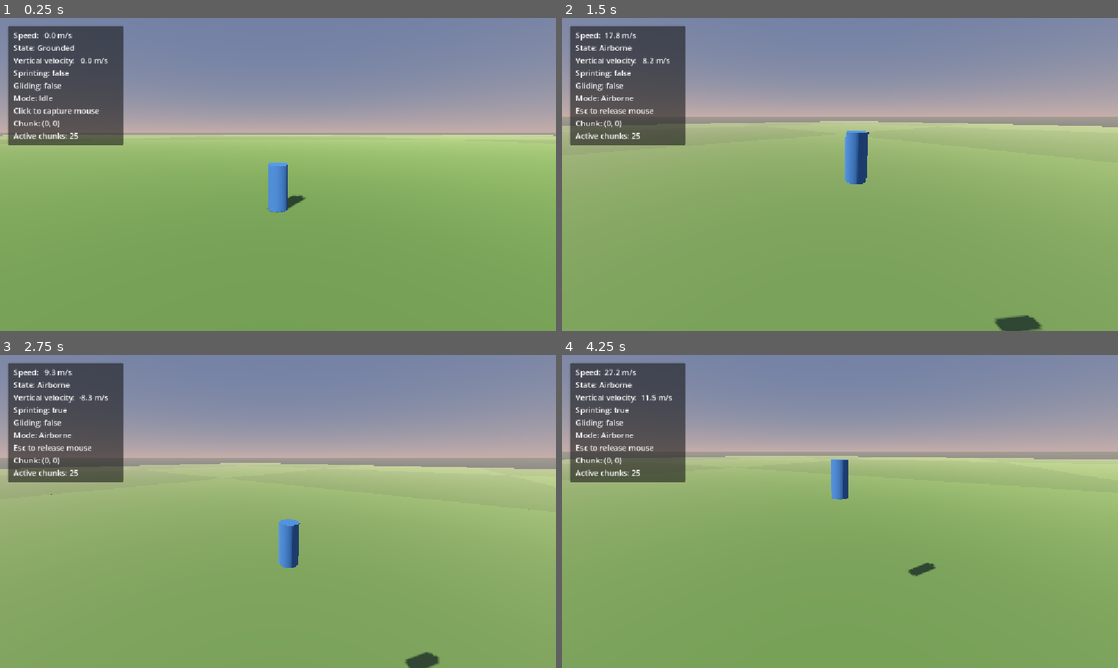
Above: before the commit, frames 1-4 (two rows, left to right).
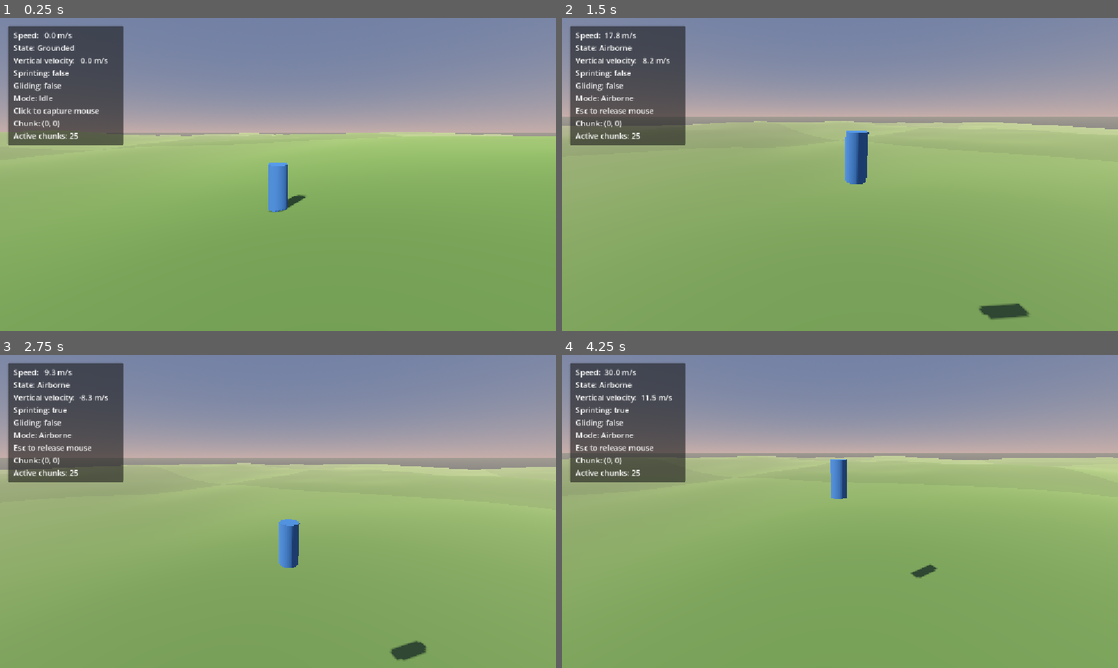
Above: after the commit, the same moments.

Repository: nimanimanima-rgb/DreamRunner
Game: Godot game, scene res://scenes/ProceduralTest.tscn
The game is run twice, just before and just after one commit, with the same random seed, the same clock (stepped at 60 frames per second) and the same inputs. This scene is started directly instead of the project's main scene.
Inputs (mouse positions are in pixels of both pictures, inside the frame that each line leads up to):
- Up to frame 1 (0.25 s): no input
- Up to frame 2 (1.5 s): tap Enter at 0.5 s; move the mouse to (962, 158) at 0.52 s; hold D (move_right) 0.53-1.28 s; hold Shift (sprint) 0.53-1.28 s; click (962, 158) at 0.67 s; tap Space (jump) at 0.77 s; move the mouse to (812, 174) at 1.27 s; hold W (move_forward) from 1.28 s (still down); tap Shift (sprint) at 1.35 s
- Up to frame 3 (2.75 s): keep holding W (move_forward); tap Space (jump) at 1.52 s; move the mouse to (289, 505) at 2.02 s; hold Shift (sprint) from 2.03 s (still down)
- Up to frame 4 (4.25 s): keep holding W (move_forward); move the mouse to (834, 517) at 2.77 s; release Shift (sprint) at 2.78 s; tap Shift (sprint) at 2.85 s; click (834, 517) at 2.92 s; tap Space (jump) at 3.02, 3.77 s; move the mouse to (878, 514) at 3.52 s; hold Shift (sprint) from 3.53 s (still down)

The runs differ from the first frame. In frame 1, 0.5% of the frame differs, in the area x 0-100%, y 36-63%; in frame 2, 0.8%, in the area x 22-100%, y 32-100%; in frame 3, 0.7%; in frame 4, 0.8%.

Commit message:
Add gentle procedural rolling hills

Diff:
--- a/scripts/terrain_chunk_manager.gd
+++ b/scripts/terrain_chunk_manager.gd
@@ -3,8 +3,13 @@
 @export_group("Chunk Streaming")
 @export var player_path: NodePath
 @export var chunk_size: float = 160.0
+@export_range(8, 40, 1) var grid_resolution: int = 20
 @export_range(1, 4, 1) var active_radius: int = 2
-@export var chunk_thickness: float = 2.0
+
+@export_group("Rolling Hills")
+@export var height_amplitude: float = 8.0
+@export var terrain_scale: float = 0.004
+@export var terrain_seed: int = 1337
 
 @export_group("Placeholder Colors")
 @export var grass_color_a := Color(0.31, 0.48, 0.25)
@@ -15,8 +20,8 @@
 var active_chunks: Dictionary = {}
 var current_chunk := Vector2i.ZERO
 
-var chunk_mesh: BoxMesh
-var chunk_shape: BoxShape3D
+var terrain_noise: FastNoiseLite
+var terrain_zero_offset: float = 0.0
 var material_a: StandardMaterial3D
 var material_b: StandardMaterial3D
 
@@ -35,11 +40,15 @@
 
 
 func create_shared_resources() -> void:
-	chunk_mesh = BoxMesh.new()
-	chunk_mesh.size = Vector3(chunk_size, chunk_thickness, chunk_size)
-
-	chunk_shape = BoxShape3D.new()
-	chunk_shape.size = Vector3(chunk_size, chunk_thickness, chunk_size)
+	terrain_noise = FastNoiseLite.new()
+	terrain_noise.seed = terrain_seed
+	terrain_noise.noise_type = FastNoiseLite.TYPE_SIMPLEX_SMOOTH
+	terrain_noise.frequency = terrain_scale
+	terrain_noise.fractal_type = FastNoiseLite.FRACTAL_FBM
+	terrain_noise.fractal_octaves = 3
+	terrain_noise.fractal_gain = 0.45
+	terrain_noise.fractal_lacunarity = 2.0
+	terrain_zero_offset = terrain_noise.get_noise_2d(0.0, 0.0) * height_amplitude
 
 	material_a = create_grass_material(grass_color_a)
 	material_b = create_grass_material(grass_color_b)
@@ -50,6 +59,12 @@
 	material.albedo_color = color
 	material.roughness = 1.0
 	return material
+
+
+func sample_height(world_x: float, world_z: float) -> float:
+	# Every chunk samples the same world-space function. Shared border vertices
+	# therefore receive the same height instead of creating cracks.
+	return terrain_noise.get_noise_2d(world_x, world_z) * height_amplitude - terrain_zero_offset
 
 
 func world_to_chunk(world_position: Vector3) -> Vector2i:
@@ -79,23 +94,109 @@
 	chunk.name = "Chunk_%d_%d" % [coordinate.x, coordinate.y]
 	chunk.position = Vector3(
 		coordinate.x * chunk_size,
-		-chunk_thickness * 0.5,
+		0.0,
 		coordinate.y * chunk_size
 	)
 
+	var terrain_mesh := generate_chunk_mesh(coordinate)
+
 	var mesh_instance := MeshInstance3D.new()
 	mesh_instance.name = "Mesh"
-	mesh_instance.mesh = chunk_mesh
+	mesh_instance.mesh = terrain_mesh
 	mesh_instance.material_override = material_a if (coordinate.x + coordinate.y) % 2 == 0 else material_b
 	chunk.add_child(mesh_instance)
 
 	var collision := CollisionShape3D.new()
 	collision.name = "Collision"
-	collision.shape = chunk_shape
+	collision.shape = terrain_mesh.create_trimesh_shape()
 	chunk.add_child(collision)
 
 	add_child(chunk)
 	active_chunks[coordinate] = chunk
+
+
+func generate_chunk_mesh(coordinate: Vector2i) -> ArrayMesh:
+	var vertex_count := (grid_resolution + 1) * (grid_resolution + 1)
+	var triangle_index_count := grid_resolution * grid_resolution * 6
+	var grid_step := chunk_size / float(grid_resolution)
+	var half_size := chunk_size * 0.5
+
+	var vertices := PackedVector3Array()
+	var normals := PackedVector3Array()
+	var uvs := PackedVector2Array()
+	var indices := PackedInt32Array()
+	vertices.resize(vertex_count)
+	normals.resize(vertex_count)
+	uvs.resize(vertex_count)
+	indices.resize(triangle_index_count)
+
+	# Include one extra sample around the chunk so border normals are calculated
+	# from the same neighboring heights as the adjacent chunk.
+	var height_field_size := grid_resolution + 3
+	var height_field := PackedFloat32Array()
+	height_field.resize(height_field_size * height_field_size)
+
+	for sample_z in range(-1, grid_resolution + 2):
+		for sample_x in range(-1, grid_resolution + 2):
+			var local_x := -half_size + sample_x * grid_step
+			var local_z := -half_size + sample_z * grid_step
+			var world_x := coordinate.x * chunk_size + local_x
+			var world_z := coordinate.y * chunk_size + local_z
+			var field_index := (sample_z + 1) * height_field_size + sample_x + 1
+			height_field[field_index] = sample_height(world_x, world_z)
+
+	for z in range(grid_resolution + 1):
+		for x in range(grid_resolution + 1):
+			var vertex_index := z * (grid_resolution + 1) + x
+			var field_index := (z + 1) * height_field_size + x + 1
+			var local_x := -half_size + x * grid_step
+			var local_z := -half_size + z * grid_step
+			var height := height_field[field_index]
+
+			vertices[vertex_index] = Vector3(local_x, height, local_z)
+			uvs[vertex_index] = Vector2(
+				float(x) / grid_resolution,
+				float(z) / grid_resolution
+			)
+
+			var height_left := height_field[field_index - 1]
+			var height_right := height_field[field_index + 1]
+			var height_back := height_field[field_index - height_field_size]
+			var height_forward := height_field[field_index + height_field_size]
+			normals[vertex_index] = Vector3(
+				height_left - height_right,
+				2.0 * grid_step,
+				height_back - height_forward
+			).normalized()
+
+	var write_index := 0
+	for z in range(grid_resolution):
+		for x in range(grid_resolution):
+			var top_left := z * (grid_resolution + 1) + x
+			var top_right := top_left + 1
+			var bottom_left := top_left + grid_resolution + 1
+			var bottom_right := bottom_left + 1
+
+			# Godot uses clockwise winding for front faces. This order keeps both
+			# the rendered surface and one-sided trimesh collision facing upward.
+			indices[write_index] = top_left
+			indices[write_index + 1] = top_right
+			indices[write_index + 2] = bottom_left
+			indices[write_index + 3] = top_right
+			indices[write_index + 4] = bottom_right
+			indices[write_index + 5] = bottom_left
+			write_index += 6
+
+	var arrays := []
+	arrays.resize(Mesh.ARRAY_MAX)
+	arrays[Mesh.ARRAY_VERTEX] = vertices
+	arrays[Mesh.ARRAY_NORMAL] = normals
+	arrays[Mesh.ARRAY_TEX_UV] = uvs
+	arrays[Mesh.ARRAY_INDEX] = indices
+
+	var mesh := ArrayMesh.new()
+	mesh.add_surface_from_arrays(Mesh.PRIMITIVE_TRIANGLES, arrays)
+	return mesh
 
 
 func remove_chunk(coordinate: Vector2i) -> void:
